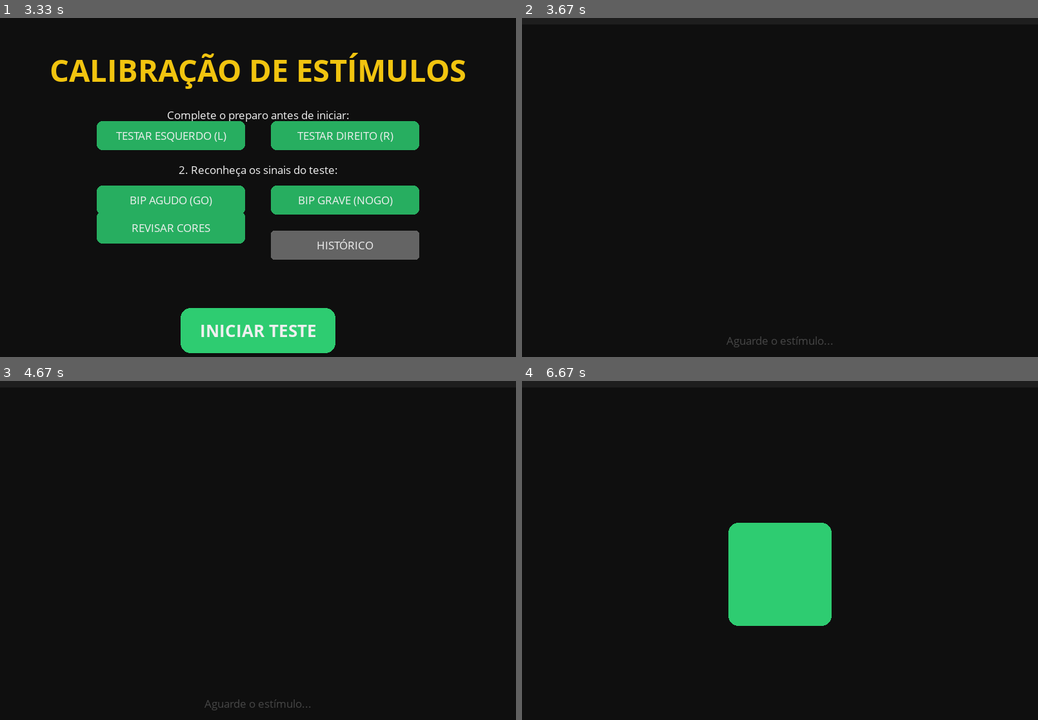
Above: before the commit, frames 1-4 (two rows, left to right).
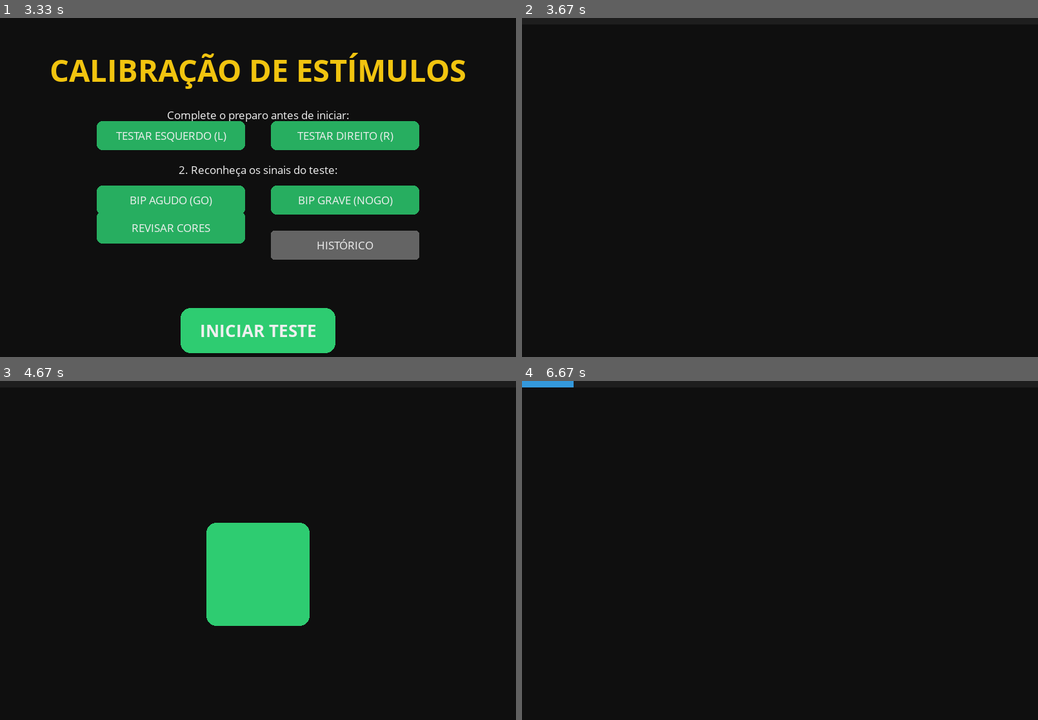
Above: after the commit, the same moments.

Repository: holysun1/Teste-de-Fadiga
Game: pygame game, started from teste_jogo.py
The game is run twice, just before and just after one commit, with the same random seed, the same clock (stepped at 60 frames per second) and the same inputs.
Inputs (mouse positions are in pixels of both pictures, inside the frame that each line leads up to):
- Up to frame 1 (3.33 s): type "ann" at 0.33 s; tap Enter at 0.67 s; click (134, 214) at 0.93 s; click (98, 302) at 1.27 s; click "TESTAR DIREITO (R)" at 1.6 s; click (134, 136) at 1.93 s; click "BIP AGUDO (GO)" at 2.77 s; click "BIP GRAVE (NOGO)" at 3.1 s
- Up to frame 2 (3.67 s): click "INICIAR TESTE" at 3.43 s
- Up to frame 3 (4.67 s): no input
- Up to frame 4 (6.67 s): click (965, 662) at 5.1 s

Frame 1 is identical in both runs. In frame 2, 0.1% of the frame differs, in the area x 39-61%, y 93-98%; in frame 3, 6.2%; in frame 4, 6.2%, in the area x 0-60%, y 0-73%.

Commit message:
Att de aleatoriedade do teste e tempo de espera

Diff:
--- a/teste_jogo.py
+++ b/teste_jogo.py
@@ -317,20 +317,32 @@
             dados_coletados = []
             erros_impulso = 0
             erros_omissao = 0
+            lista_estimulos = (['GO']*7+['NOGO']*6)
+            random.shuffle(lista_estimulos)
             if 'salvo' in locals(): del salvo
             estado = 'ESPERA'
-            proximo_evento = 0
+            proximo_evento = time.time() +1.2
 
     elif estado in ['ESPERA', 'ESTIMULO', 'FEEDBACK']:
         desenhar_barra_progresso()
         if estado == 'ESPERA':
-            mostrar_texto("Aguarde o estímulo...", CORES['CINZA_CLARO'], LARGURA/2, ALTURA/2 + 200, 'p')
-            if proximo_evento == 0: proximo_evento = agora + random.uniform(1.5, 3.5)
             if agora >= proximo_evento:
-                tipo_atual = random.choice(['VISUAL', 'SONORO'])
-                subtipo_atual = 'GO' if random.random() < 0.7 else 'NOGO'
-                estado = 'ESTIMULO'; momento_estimulo = agora; proximo_evento = agora + 1.2
-                if tipo_atual == 'SONORO': som_go.play() if subtipo_atual == 'GO' else som_nogo.play()
+                if not lista_estimulos: estado = 'FIM'
+                else:
+                    mostrar_texto("Aguarde o estímulo...", CORES['CINZA_CLARO'], LARGURA/2, ALTURA/2 + 200, 'p')
+                    tipo_atual = random.choice(['VISUAL', 'SONORO'])
+                    subtipo_atual = lista_estimulos.pop()
+
+                    momento_estimulo = agora;
+                    estado = 'ESTIMULO';
+                    proximo_evento = agora + 1.2
+
+                    if tipo_atual == 'SONORO':
+                        if subtipo_atual == 'GO':
+                            som_go.play()
+                        else:
+                            som_nogo.play()
+
 
         elif estado == 'ESTIMULO':
             if tipo_atual == 'VISUAL':
@@ -338,6 +350,7 @@
                 pygame.draw.rect(tela, cor, (LARGURA/2-80, ALTURA/2-80, 160, 160), border_radius=15)
             else:
                 pygame.draw.circle(tela, CORES['AZUL'], (LARGURA/2, ALTURA/2), 40)
+
 
             if clique:
                 if subtipo_atual == 'GO':
@@ -348,11 +361,12 @@
                 else:
                     erros_impulso += 1
                     estado = 'FEEDBACK'; proximo_evento = agora + 0.6
+
             elif agora >= proximo_evento:
                 if subtipo_atual == 'GO': erros_omissao += 1
                 tentativa_atual += 1
                 estado = 'ESPERA' if tentativa_atual < TENTATIVAS_TOTAIS else 'FIM'
-                proximo_evento = 0
+                proximo_evento = agora + random.uniform(1.5,3.0)
 
         elif estado == 'FEEDBACK':
             txt = "CORRETO!" if subtipo_atual == 'GO' else "ERRO!"
@@ -361,7 +375,7 @@
             if agora >= proximo_evento:
                 tentativa_atual += 1
                 estado = 'ESPERA' if tentativa_atual < TENTATIVAS_TOTAIS else 'FIM'
-                proximo_evento = 0
+                proximo_evento = agora + random.uniform(1.0,3.5)
 
     elif estado == 'FIM':
         if not foi_salvo:
